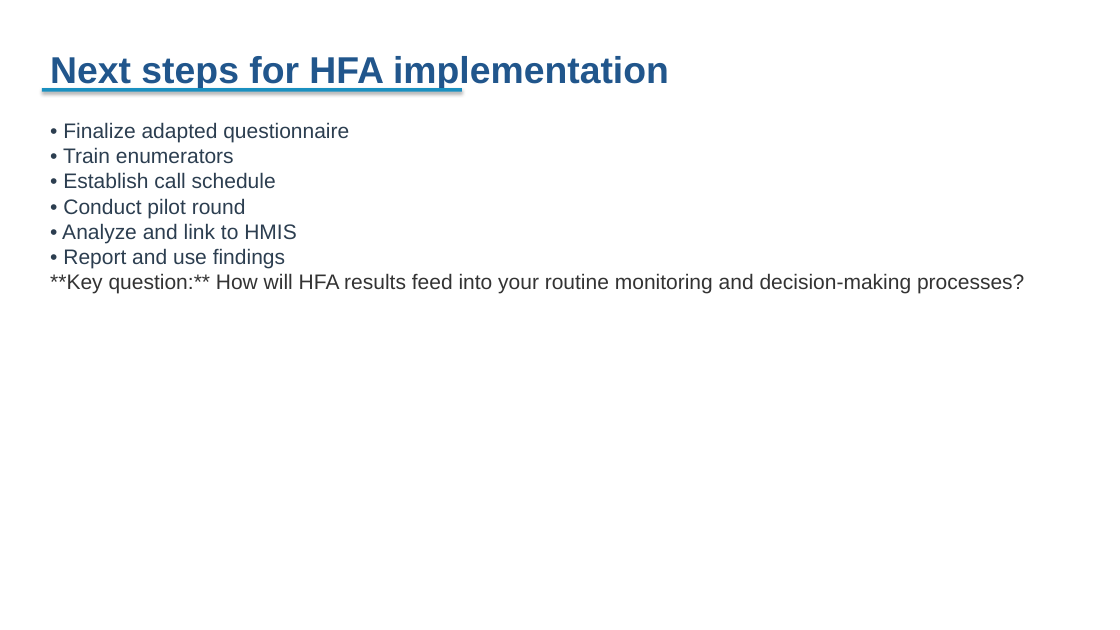
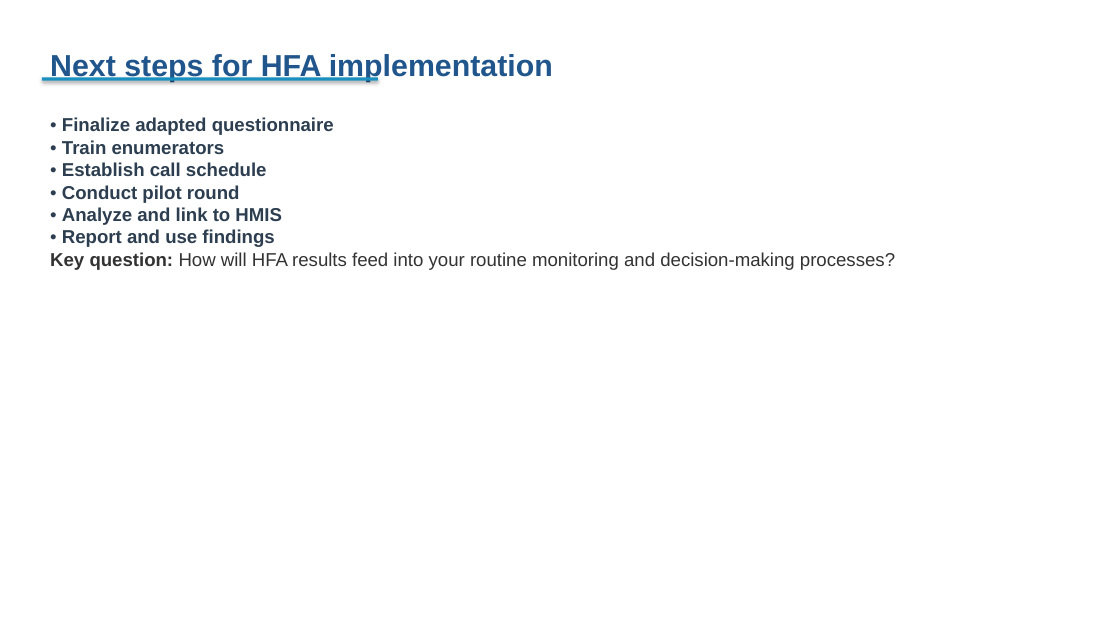
Before and after one commit to angelicalohdz/fastr-resource-hub, a slide deck: slide 103 of outputs/2026-zambia_deck.pptx (slide 70 before the commit). Drawn at 1120x630 pixels with LibreOffice and Linux fonts; fonts in the diff are those of the drawing. Boxes give left, top, right and bottom in pixels: in the first picture for what was removed or moved away, otherwise in the second. Text is boxed around its words. In the diff, an @@ line names an element or a change of style, - is before the commit and + after.

```diff
--- a/outputs/2026-zambia_deck.pptx
+++ b/outputs/2026-zambia_deck.pptx
@@ text "Next steps for HFA implementation" at [50, 52, 553, 82]: size 32 to 26 pt @@
@@ rectangle: place and size @@
-rectangle at [42, 88, 462, 92]
+rectangle at [42, 77, 378, 81]
@@ text at [62, 117, 334, 247]: size 18 to 16 pt in "• Finalize adapted questionnaire", "• Train enumerators", "• Establish call schedule", "• Conduct pilot round" and 2 more places; bold on in "Finalize adapted questionnaire", "Train enumerators", "Establish call schedule", "Conduct pilot round" and 2 more places @@
@@ text at [50, 252, 895, 270]: text changed; size 18 to 16 pt @@
-**Key question:** How will HFA results feed into your routine monitoring and decision-making processes?
+Key question: How will HFA results feed into your routine monitoring and decision-making processes?
```
Also in this commit, not shown: 69 other slides changed, 40 slides added, 8 slides removed, 34 other files.
